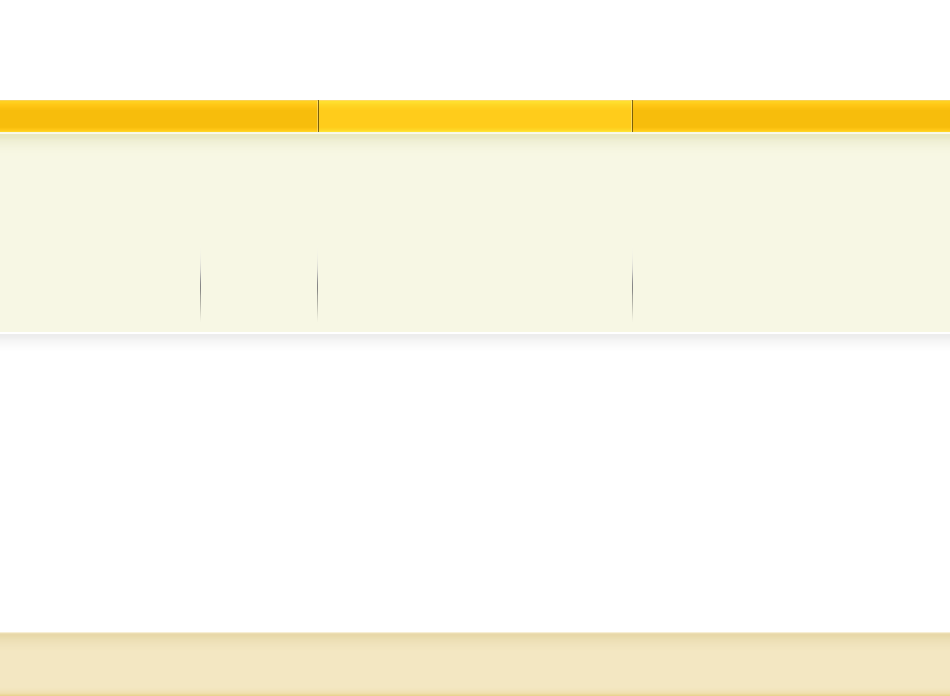
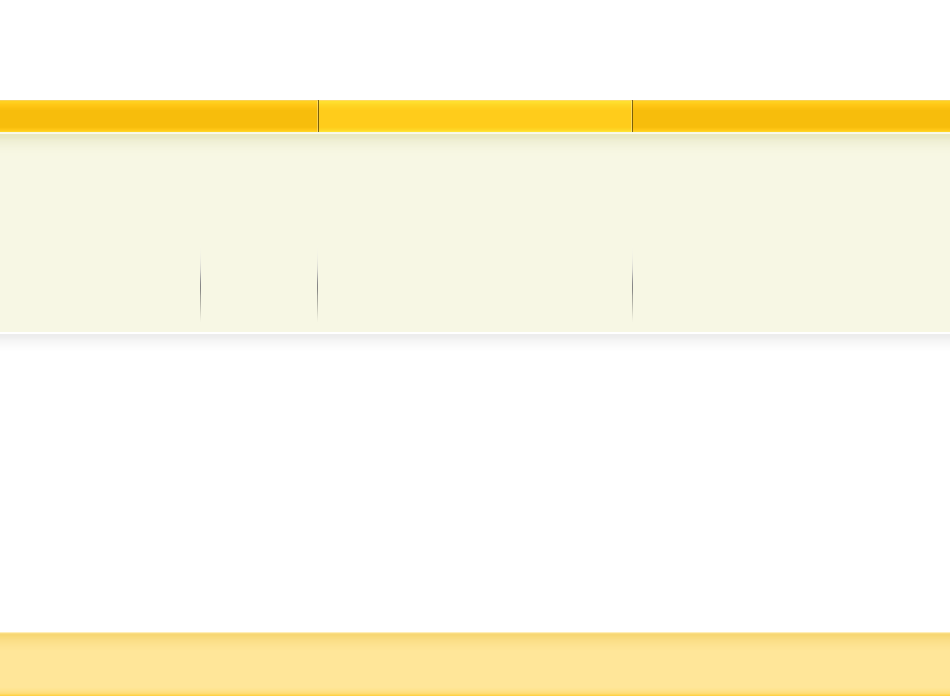
Revision of a layered (950, 696) image; what changed, layer by layer:
painted on "footer" over [0, 632, 950, 696]
